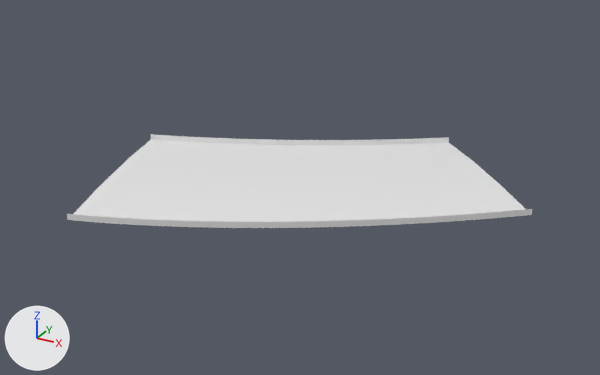
What one commit did to the glTF model public/assets/gen4/models/track-17.glb.
Both versions are drawn from a 50 mm lens placed at (647.0, -562.9, 60.7), pointed at (588.2, -455.9, 7.2). Lighting does not change. The marker at lower left points along +X, +Y and +Z. The first picture is the older version. Vertices at exactly the same position are counted once.

Names of what the first picture shows: 'track-17'.
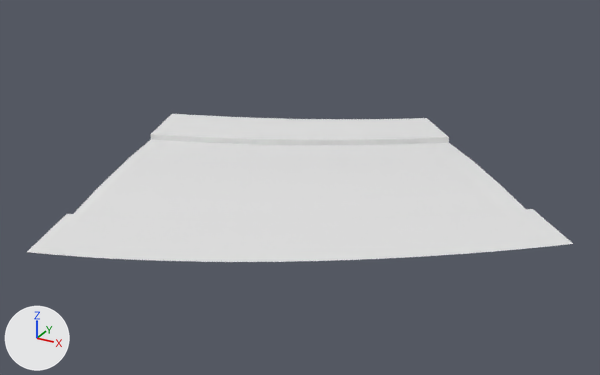
Location of each change, [x1, y1, x2, y2] in pixels of the pictures (600 x 375 px):
'track-17', reshaped (17% wider, 57% taller)
    before: [67, 134, 532, 228]
    after: [27, 114, 573, 262]
part 1 of me_track_17, added
    after: [27, 209, 573, 262]
part 2 of me_track_17, added
    after: [151, 114, 448, 140]

What the commit changed:
me_track_17 is used by ob_track_17; location (0.0, 0.0, 0.0).
me_track_17 had 819 vertices, 1488 faces and spanned x 554.1..623.3, y -483.3..-422.9, z 6.5..8.6.
me_track_17 now has 945 vertices, 1736 faces and spans x 550.5..631.1, y -494.8..-413.9, z 6.5..8.6.
Part 1, on me_track_17:
58 vertices are added at x 568.3..631.1, y -494.8..-457.3, z 8.5..8.6.
5 new vertices lie (0.9, 0.7, 0.0) away from vertices in x 611.3..626.8, y -473.0..-461.0, z 8.5.
124 new faces join them.
Part 2, on me_track_17:
51 vertices are added at x 550.5..592.9, y -439.2..-414.4, z 7.2..8.6.
7 new vertices lie (0.7, 0.4, 0.0) away from vertices in x 560.2..573.0, y -435.4..-428.6, z 8.0..8.4.
5 new vertices lie (0.7, 0.5, 0.0) away from vertices in x 573.7..592.9, y -428.2..-414.4, z 7.2..8.0.
124 new faces join them.
